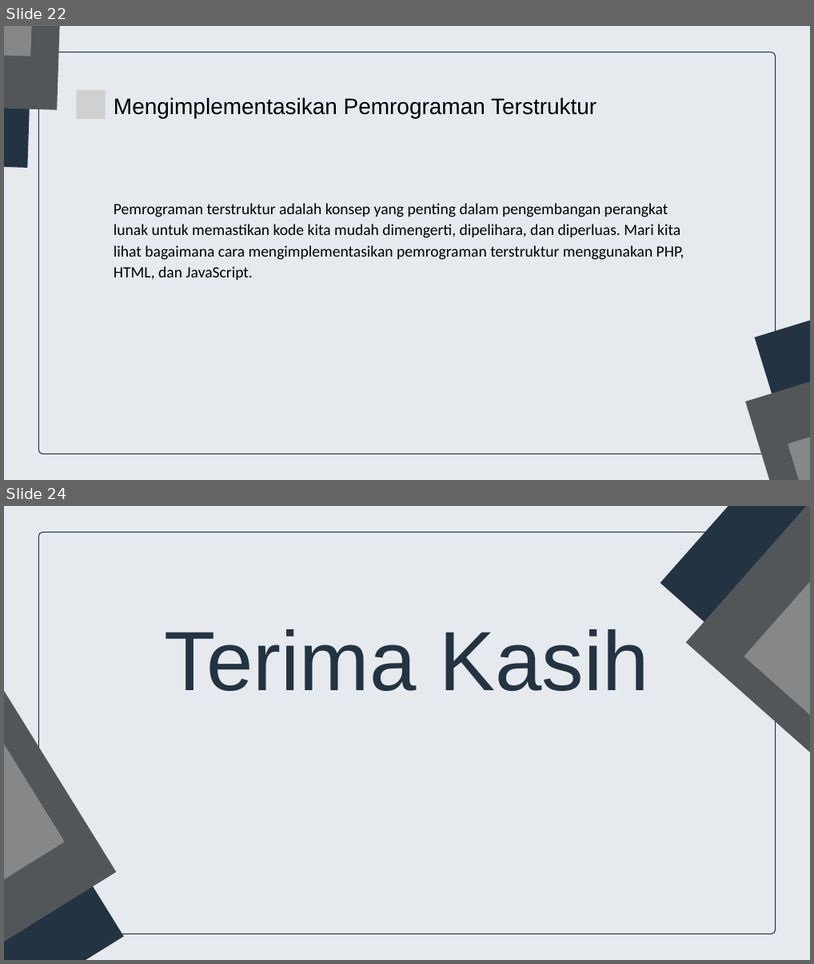
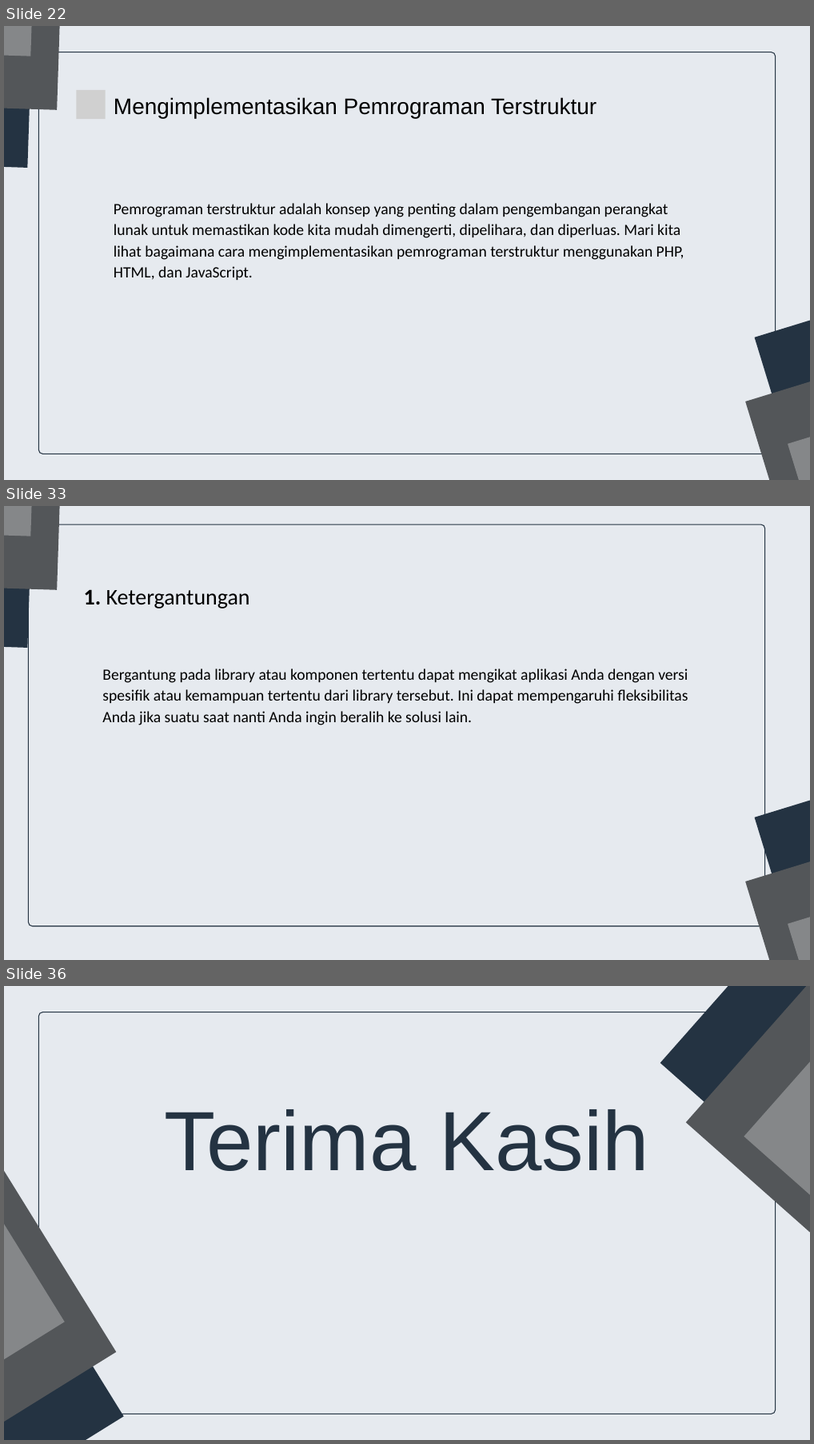
Before and after one commit to gemafajar09/bnsp-junior-web, a slide deck: junior-web-dev.pptx. Shown one above the other, each under a label of ours: slides 22 and 24 before the commit, slides 22, 33 and 36 after it; the slides between them are not shown. The pictures are 814x964 and 814x1444 pixels, drawn with LibreOffice and Linux fonts; fonts in the diff are those of the drawing; grey boxes stand for pictures. Boxes give left, top, right and bottom in pixels: in the first picture for what was removed or moved away, otherwise in the second. Text is boxed around its words. In the diff, an @@ line names an element or a change of style, - is before the commit and + after.

```diff
--- a/junior-web-dev.pptx
+++ b/junior-web-dev.pptx
@@ slide 33 added at (4,506,810,960), background #E6EAEF @@
@@ freeform shape added at (4,506,36,648), fill #243342 @@
@@ freeform shape added at (4,506,65,590), fill #535659 @@
@@ freeform shape added at (4,506,39,536), fill #858789 @@
@@ freeform shape added at (28,524,766,926), fill #E6EAEF, outline #243342 1.5 pt @@
@@ text added at (84,589,250,608), 40 pt, text #000000 @@
+1. Ketergantungan
@@ text added at (102,668,688,725), 28 pt, text #000000 @@
+Bergantung pada library atau komponen tertentu dapat mengikat aplikasi Anda dengan versi spesifik atau kemampuan tertentu dari library tersebut. Ini dapat mempengaruhi fleksibilitas Anda jika suatu saat nanti Anda ingin beralih ke solusi lain.
@@ freeform shape added at (754,744,810,960), fill #243342 @@
@@ freeform shape added at (746,809,810,960), fill #535659 @@
@@ freeform shape added at (788,852,810,960), fill #858789 @@
@@ what was slide 24 is now slide 36 @@
```
Also in this commit, not shown: 1 slide changed, 11 other slides added, 4 other files.
